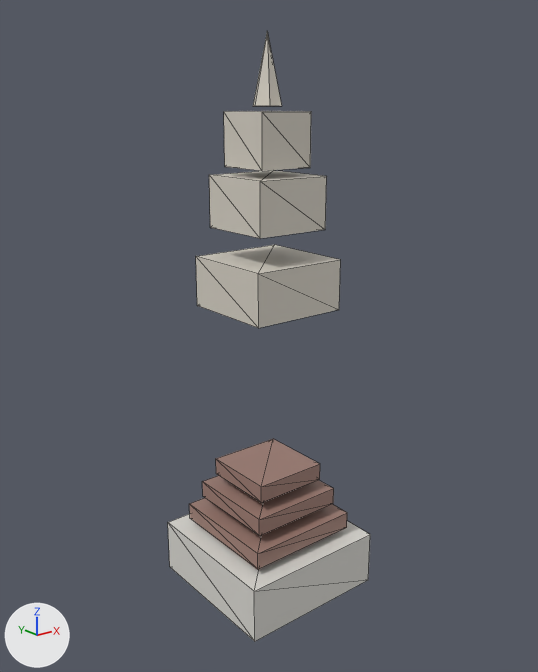
The glTF model public/studio/v2.15.0/d_seokgatap/model.glb: old version first, new version second.
Rendered twice from a 50 mm camera at (-6.24, -7.83, 7.0) aimed at (0.01, -0.03, 3.88). The lights are fixed; the arrows at lower left show +X, +Y and +Z. The first picture is the older version. Mesh edges are drawn as thin lines. Where no turn or scale is listed for an object, it has been applied to the vertices.

The first picture shows 'part0', 'part1', 'part2', 'part3', 'part4', 'part5', 'part6', 'part7'.
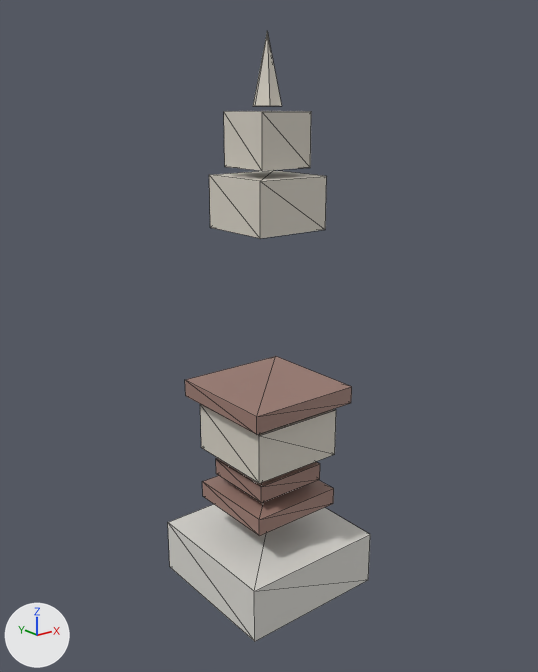
What differs and where, as boxes (x1, y1, x2, y2) in the pictures (538 x 672 px):
'part1', moved: before (196, 245, 341, 328); after (200, 404, 336, 483)
'part2', moved: before (189, 498, 347, 569); after (185, 356, 352, 434)

Patch to the scene script:
```diff
--- a/public/studio/v2.15.0/d_seokgatap/model.glb.py
+++ b/public/studio/v2.15.0/d_seokgatap/model.glb.py
@@ me_geometry_1 @@
 # used by ob_part1; location = (0.0, 0.0, 0.0)
-me_geometry_1.from_pydata(...)  # 8 vertices, 12 faces; spans x -0.7..0.7, y -0.7..0.7, z 4.286..4.986
+me_geometry_1.from_pydata(...)  # 8 vertices, 12 faces; spans x -0.7..0.7, y -0.7..0.7, z 2.097..2.797
+# me_geometry_1 part 1: the whole mesh is moved by (0.0, 0.0, -2.189)
 me_geometry_1.materials.append(mat_defaultmaterial_001)
@@ me_geometry_2 @@
 # used by ob_part2; location = (0.0, 0.0, 0.0)
-me_geometry_2.from_pydata(...)  # 8 vertices, 12 faces; spans x -0.85..0.85, y -0.85..0.85, z 0.89..1.14
+me_geometry_2.from_pydata(...)  # 8 vertices, 12 faces; spans x -0.85..0.85, y -0.85..0.85, z 2.92..3.17
+# me_geometry_2 part 2: the whole mesh is moved by (0.0, 0.0, 2.02)
 me_geometry_2.materials.append(mat_defaultmaterial_002)
```
